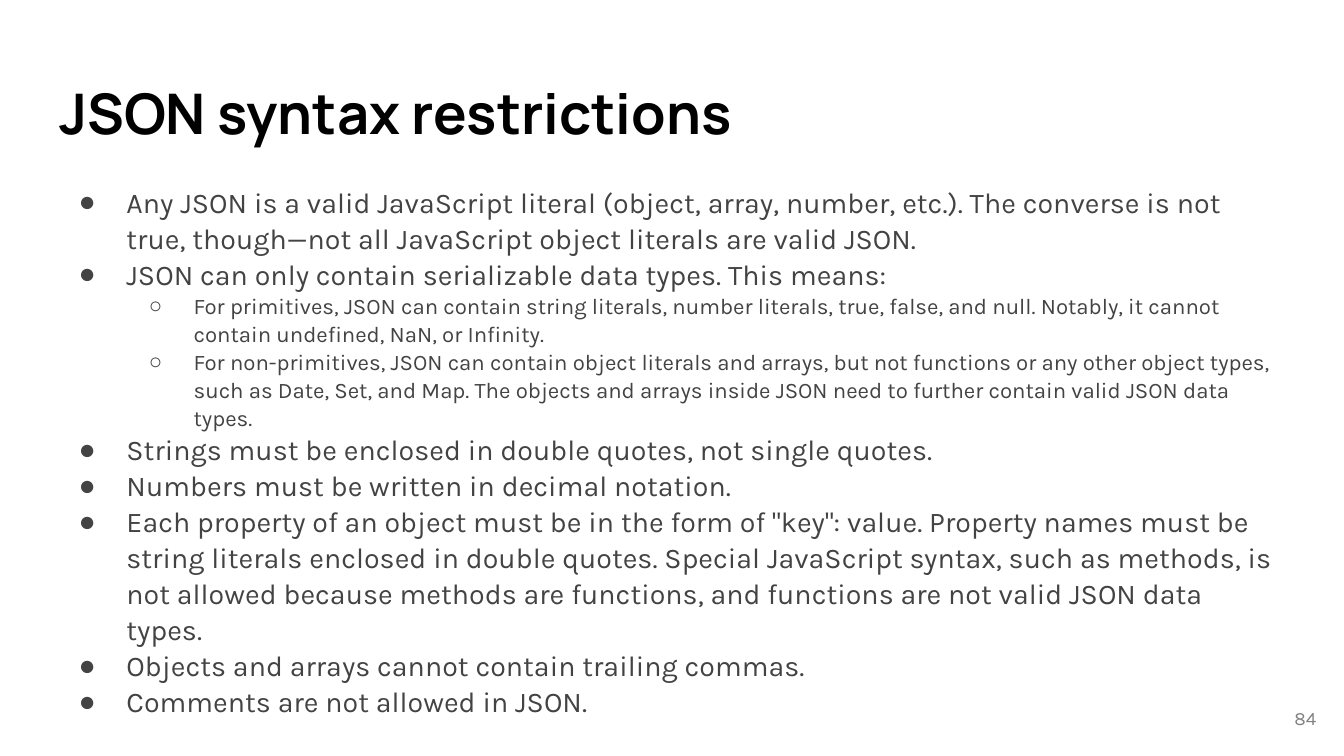
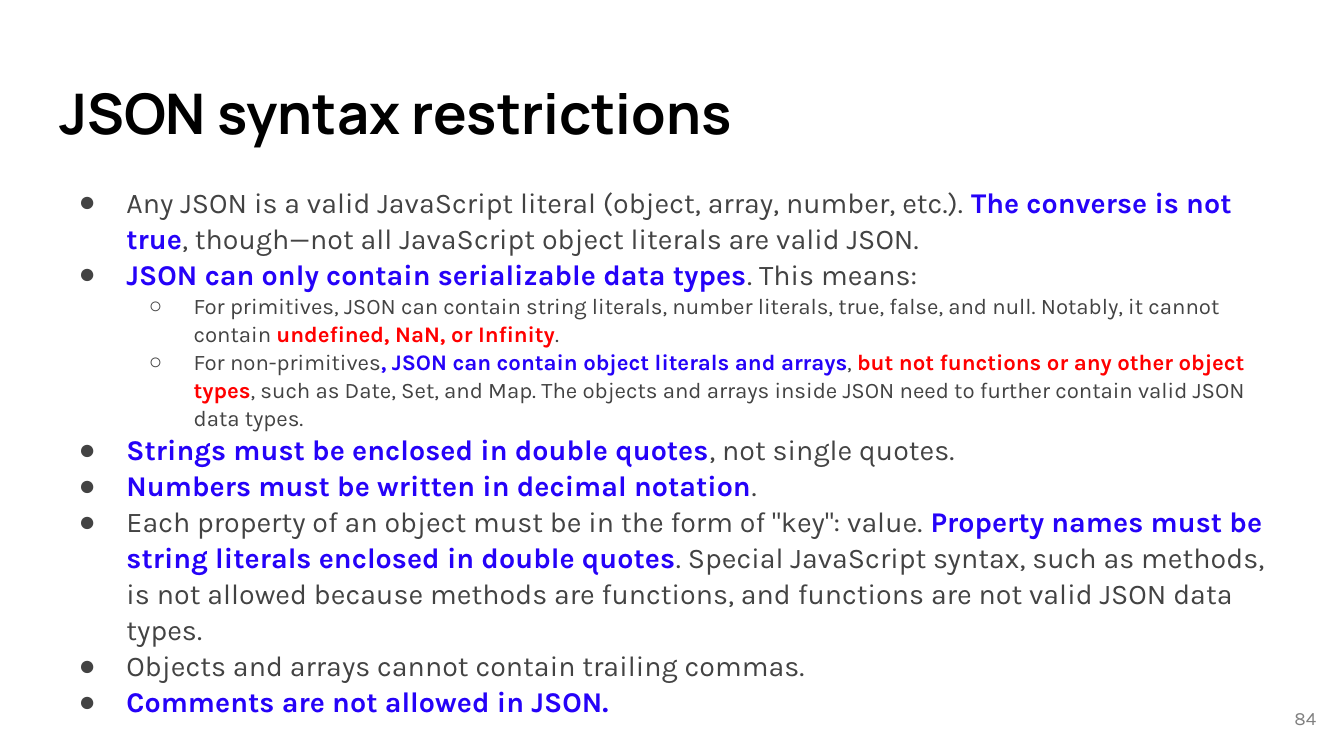
Before and after one commit to lancwyy/WebDev, a slide deck: slide 84 of Lecture_Materials/05-1-Javascript Basics.pptx. Drawn at 1344x756 pixels with LibreOffice and Linux fonts; fonts in the diff are those of the drawing. Boxes give left, top, right and bottom in pixels: in the first picture for what was removed or moved away, otherwise in the second. Text is boxed around its words. In the diff, an @@ line names an element or a change of style, - is before the commit and + after.

```diff
--- a/Lecture_Materials/05-1-Javascript Basics.pptx
+++ b/Lecture_Materials/05-1-Javascript Basics.pptx
@@ text at (126,192,1264,647): text colour #434343 to #2502F8 in "The converse is not true,", "JSON can only contain serializable data types.", "non-primitives, JSON can contain object literals and ...", "Strings must be enclosed in double quotes," and 3 more places; bold on in "The converse is not true,", "JSON can only contain serializable data types.", "undefined, NaN, or Infinity.", "non-primitives, JSON can contain object literals and ..." and 4 more places; text colour #434343 to #FF0000 in "undefined, NaN, or Infinity.", "but not functions or any other object ..." @@
```
Also in this commit, not shown: 15 other slides changed.
